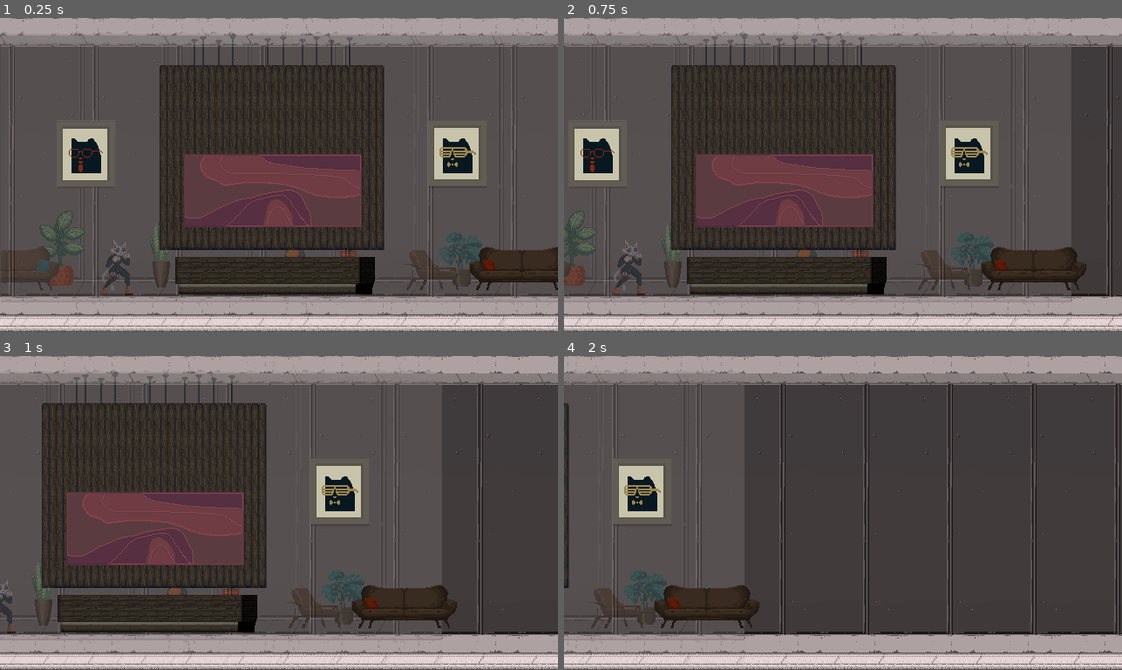
Above: before the commit, frames 1-4 (two rows, left to right).
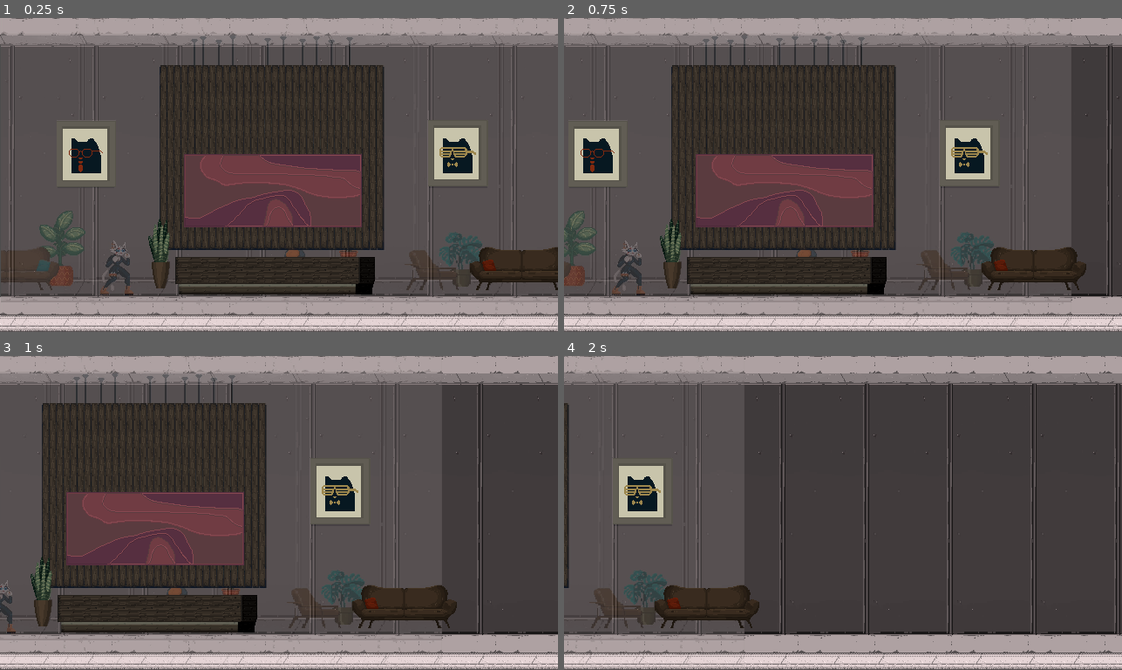
Above: after the commit, the same moments.

Repository: bogdanbartis/feral-level-editor
Game: Godot game, scene res://levels/testing-01.tscn
The game is run twice, just before and just after one commit, with the same random seed, the same clock (stepped at 60 frames per second) and the same inputs. This scene is started directly instead of the project's main scene.
Inputs (mouse positions are in pixels of both pictures, inside the frame that each line leads up to):
- Up to frame 1 (0.25 s): no input
- Up to frame 2 (0.75 s): tap Enter (ui_accept) at 0.5 s; move the mouse to (965, 159) at 0.52 s; hold D (move_right) from 0.53 s (still down); click (965, 159) at 0.67 s
- Up to frame 3 (1 s): keep holding D (move_right); tap Enter (ui_accept) at 0.77 s
- Up to frame 4 (2 s): keep holding D (move_right); move the mouse to (731, 528) at 1.27 s; tap Enter (ui_accept) at 1.52 s

The runs differ from the first frame. In frame 1, 0.3% of the frame differs, in the area x 26-31%, y 64-87%; in frame 2, 0.3%; in frame 3, 0.3%; in frame 4, nothing differs.

Commit message:
Added plant

Diff:
--- a/levels/testing-01.tscn
+++ b/levels/testing-01.tscn
@@ -12,6 +12,7 @@
 [ext_resource type="Texture2D" uid="uid://b0fnh0aykh226" path="res://sprites/testing/graphics/wood-wall-interior-large.png" id="10_e51g0"]
 [ext_resource type="Texture2D" uid="uid://dpw51wtjdk26m" path="res://sprites/testing/graphics/couch-lobby-red-pillow.png" id="10_v7vmj"]
 [ext_resource type="Texture2D" uid="uid://crkt2814a1qnr" path="res://sprites/testing/graphics/abrstract-painting-02.png" id="11_4okpn"]
+[ext_resource type="Texture2D" uid="uid://8pemem3yo83y" path="res://sprites/testing/graphics/plant_pot_tall.png" id="13_gqtvg"]
 
 [node name="testing" type="Node2D"]
 metadata/_edit_vertical_guides_ = [0.0, 640.0]
@@ -1425,3 +1426,8 @@
 position = Vector2(539.036, 262.903)
 texture = ExtResource("10_v7vmj")
 centered = false
+
+[node name="PlantPotTall" type="Sprite2D" parent="."]
+position = Vector2(169.824, 230.382)
+texture = ExtResource("13_gqtvg")
+centered = false
Not shown: 1 places in levels/testing-01.tscn that only renumber resources
